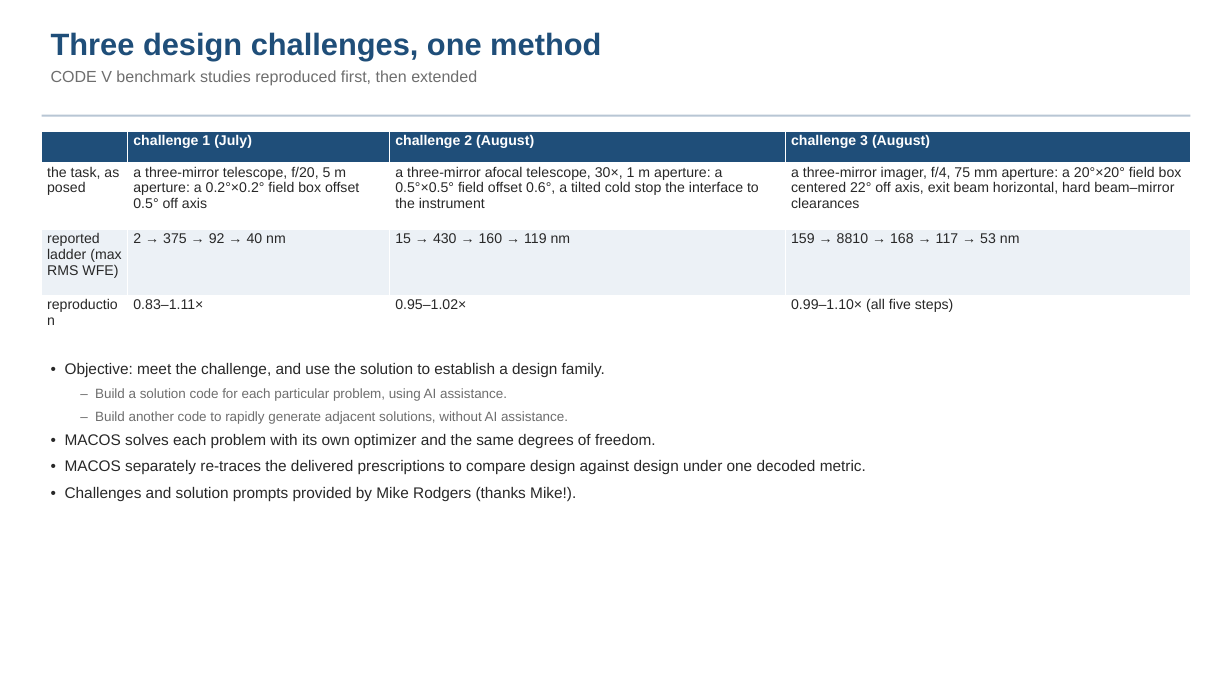
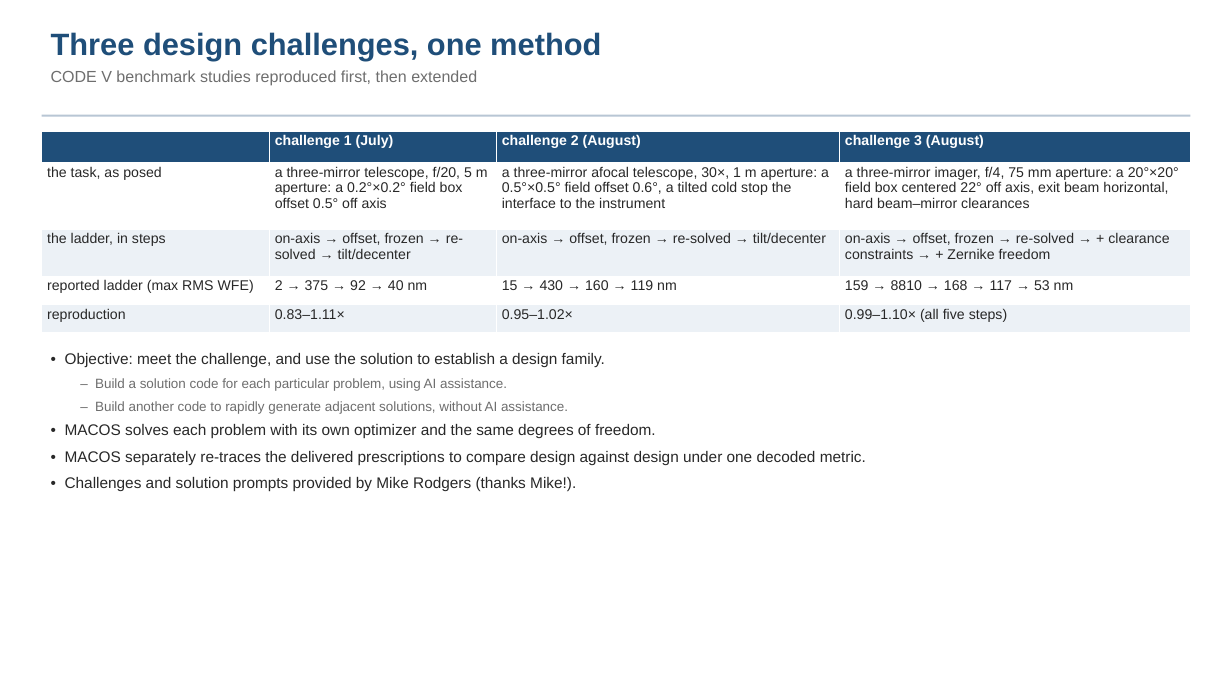
Before and after one commit to nasa-jpl/macos, a slide deck: slide 5 of demo_session/deck_keysight.pptx. Drawn at 1232x693 pixels with LibreOffice and Linux fonts; fonts in the diff are those of the drawing. Boxes give left, top, right and bottom in pixels: in the first picture for what was removed or moved away, otherwise in the second. Text is boxed around its words. In the diff, an @@ line names an element or a change of style, - is before the commit and + after.

```diff
--- a/demo_session/deck_keysight.pptx
+++ b/demo_session/deck_keysight.pptx
@@ table at (x1=42, y1=131, x2=1190, y2=330) @@
+row 3: the ladder, in steps | on-axis → offset, frozen → re-solved → tilt/decenter | on-axis → offset, frozen → re-solved → tilt/decenter | on-axis → offset, frozen → re-solved → + clearance constraints → + Zernike freedom
@@ text "• Objective: meet the challenge, ..." moved from (x1=65, y1=363, x2=866, y2=501) to (x1=65, y1=353, x2=866, y2=491) @@
```
Also in this commit, not shown: 2 other files.
